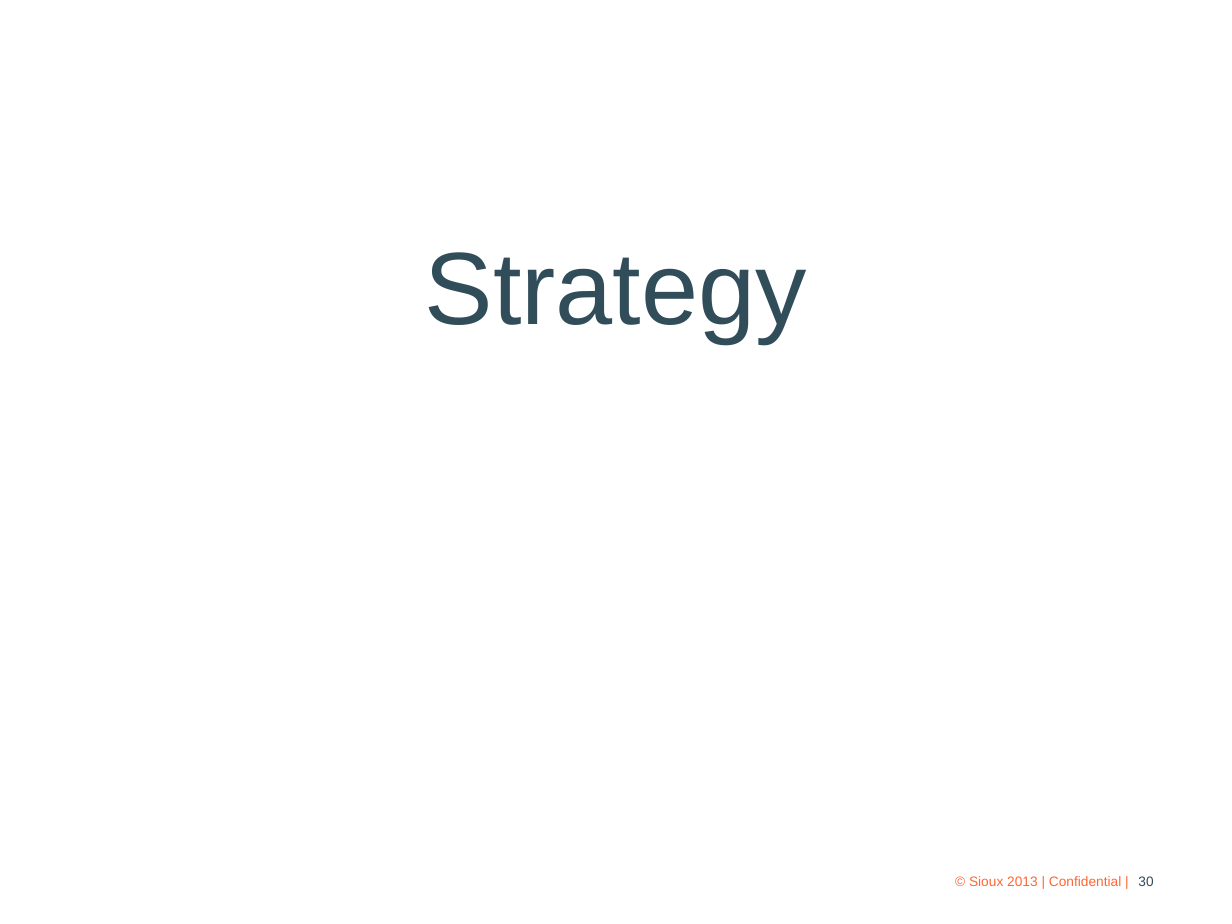
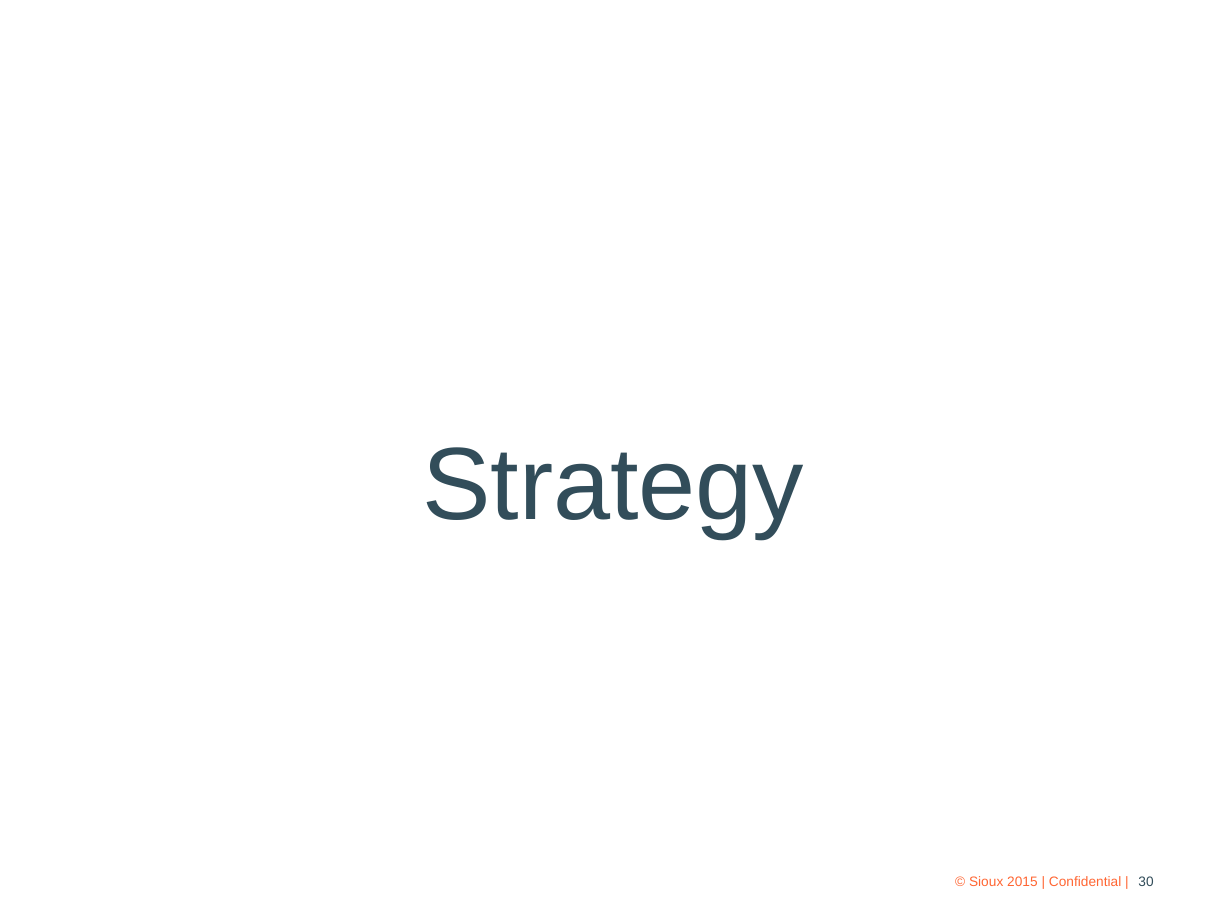
Before and after one commit to QuanTran91/SiouxCommunity, a slide deck: slide 30 of doc/Lecture 5 - 2015.09.26 Design Pattern.pptx. Drawn at 1232x924 pixels with LibreOffice and Linux fonts; fonts in the diff are those of the drawing; background and template pictures are left out. Boxes give left, top, right and bottom in pixels: in the first picture for what was removed or moved away, otherwise in the second. Text is boxed around its words. In the diff, an @@ line names an element or a change of style, - is before the commit and + after.

```diff
--- a/doc/Lecture 5 - 2015.09.26 Design Pattern.pptx
+++ b/doc/Lecture 5 - 2015.09.26 Design Pattern.pptx
@@ text "Strategy": place and size @@
-text "Strategy" at [425,252,807,344]
+text "Strategy" at [422,447,804,539]
@@ text at [969,876,1121,886]: text changed @@
-© Sioux 2013 | Confidential |
+© Sioux 2015 | Confidential |
```
Also in this commit, not shown: 40 other slides changed, 2 slides added.
